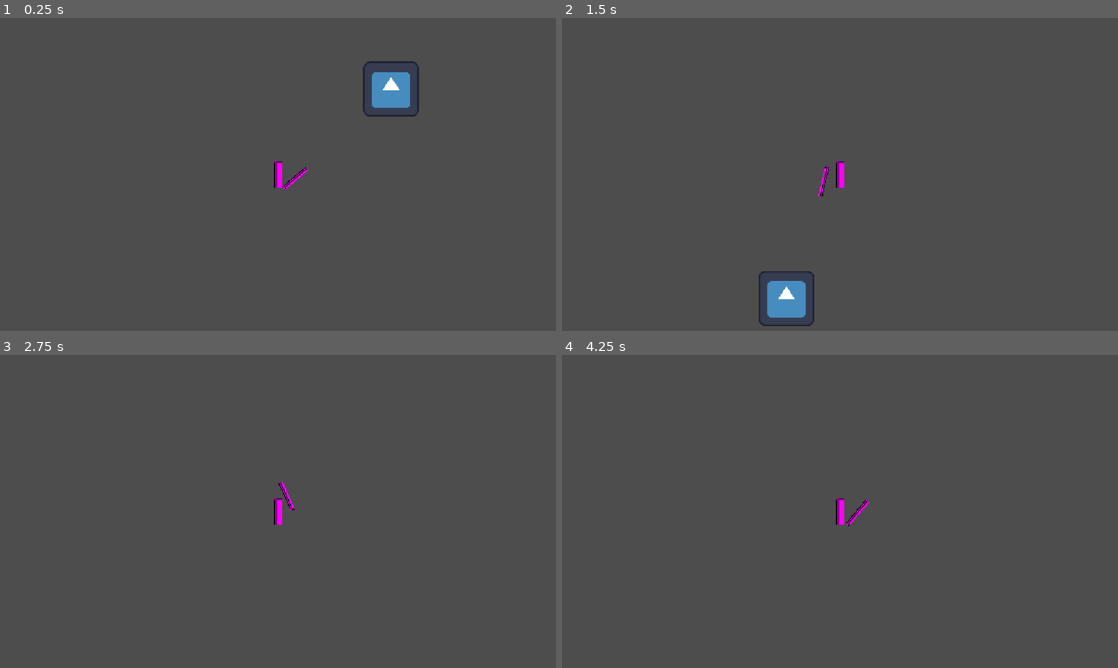
Above: before the commit, frames 1-4 (two rows, left to right).
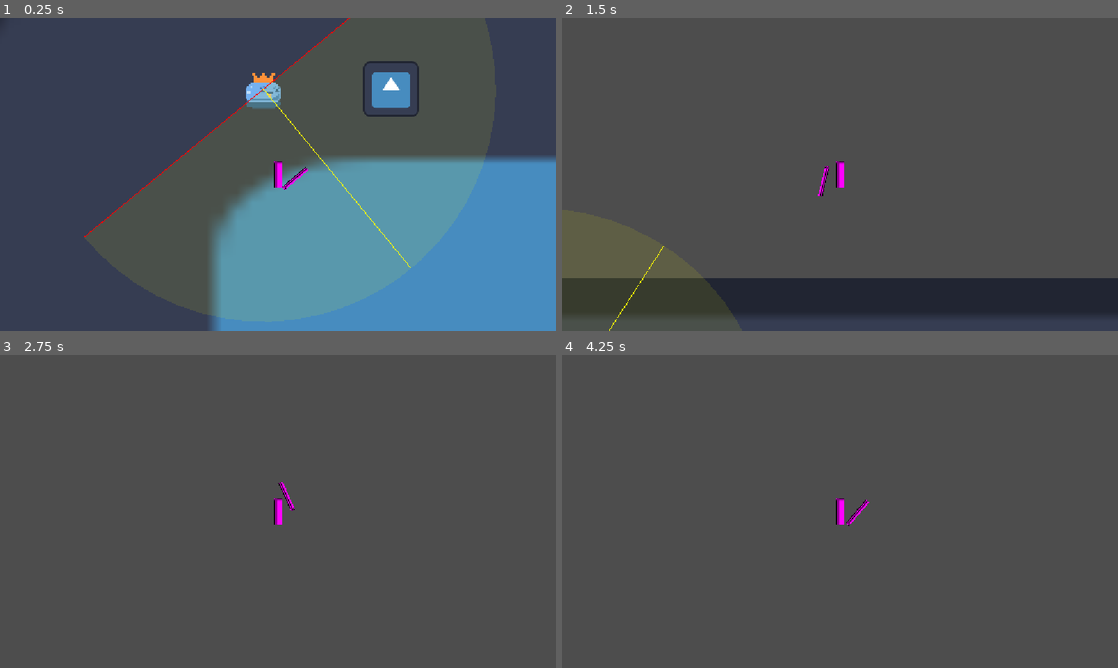
Above: after the commit, the same moments.

Repository: nakowalnut/cusga
Game: Godot game, scene res://Scenes/FunctionTest/text.tscn
Same seed, same stepped clock (60 frames per second), same inputs: the game is played once before the commit and once after it. The engine's default icon, where the game draws it, is replaced by a stand-in: a white triangle on a blue panel in a dark square.
Inputs (mouse positions are in pixels of both pictures, inside the frame that each line leads up to):
- Up to frame 1 (0.25 s): no input
- Up to frame 2 (1.5 s): move the mouse to (962, 158) at 0.52 s; hold W (up) 0.53-1.28 s; hold D (move_right) from 0.53 s (still down); click (962, 158) at 0.6 s; move the mouse to (728, 190) at 1.27 s; tap W (up) at 1.35 s
- Up to frame 3 (2.75 s): tap W (up) at 1.52, 1.82 s; click (166, 527) at 1.55 s; move the mouse to (333, 442) at 2.02 s; release D (move_right) at 2.03 s; hold A (move_left) from 2.03 s (still down); hold W (up) from 2.03 s (still down); click (333, 442) at 2.1 s
- Up to frame 4 (4.25 s): tap Enter at 2.75 s; move the mouse to (812, 574) at 2.77 s; release A (move_left) at 2.78 s; release W (up) at 2.78 s; hold D (move_right) from 2.78 s (still down); tap Shift (run) at 2.85 s; tap W (up) at 3.02, 3.32 s; click (812, 574) at 3.05 s; move the mouse to (1006, 558) at 3.52 s; hold W (up) from 3.53 s (still down); click (1006, 558) at 3.6 s

The runs differ from the first frame. In frame 1, 33% of the frame differs, in the area x 0-100%, y 0-100%; in frame 2, 13%; in frame 3, less than 0.1%; in frame 4, less than 0.1%.

Commit message:
视野优化

Diff:
--- a/Scenes/Enemies/Slime.tscn
+++ b/Scenes/Enemies/Slime.tscn
@@ -4,25 +4,33 @@
 [ext_resource type="Shader" uid="uid://h3n6mugc4rgw" path="res://shaders/受击.gdshader" id="1_fg0bf"]
 [ext_resource type="Script" uid="uid://u4qbyupuxcf3" path="res://classes/Character/enemy.gd" id="1_ua82p"]
 [ext_resource type="Texture2D" uid="uid://bdjpi3sfwblst" path="res://assets/images/characters/slime/icon-export.png" id="2_e47rn"]
+[ext_resource type="Script" uid="uid://dua2sujx6ct0d" path="res://classes/FieldOfView2D/FieldOfView2D.gd" id="5_otd3f"]
+[ext_resource type="Script" uid="uid://dyp5hiohmgn1i" path="res://classes/CharacterState/state_machine.gd" id="6_vp0jb"]
+[ext_resource type="Script" uid="uid://dtjunbbhi11cp" path="res://classes/CharacterState/c_states/idle.gd" id="7_wwgcc"]
+[ext_resource type="Script" uid="uid://d3wjjimrma8i6" path="res://classes/CharacterState/c_states/attack.gd" id="8_pw37b"]
+[ext_resource type="Script" uid="uid://bcrvjymso8owa" path="res://classes/CharacterState/c_states/walk.gd" id="9_duprh"]
 
 [sub_resource type="ShaderMaterial" id="ShaderMaterial_6ybt5"]
 shader = ExtResource("1_fg0bf")
 shader_parameter/a = 0.0
 shader_parameter/c = Color(1, 0.75756776, 0.62100786, 1)
 
-[sub_resource type="RectangleShape2D" id="RectangleShape2D_7hvxg"]
-size = Vector2(87, 72)
+[sub_resource type="CapsuleShape2D" id="CapsuleShape2D_vp0jb"]
+radius = 15.37
+height = 44.0
 
-[node name="Slime" type="CharacterBody2D" unique_id=184754201]
+[node name="Slime" type="CharacterBody2D" unique_id=184754201 node_paths=PackedStringArray("c_state_machine")]
 collision_layer = 4
-collision_mask = 0
+collision_mask = 4
 script = ExtResource("1_ua82p")
 max_health = 25.0
+speed = 30.0
+c_state_machine = NodePath("StateMachine")
 metadata/_custom_type_script = "uid://u4qbyupuxcf3"
 
 [node name="Icon" type="Sprite2D" parent="." unique_id=667542661]
 material = SubResource("ShaderMaterial_6ybt5")
-position = Vector2(1, -33.000004)
+scale = Vector2(0.52, 0.52)
 texture = ExtResource("1_7hvxg")
 
 [node name="Sprite2D" type="Sprite2D" parent="Icon" unique_id=820290814]
@@ -32,17 +40,32 @@
 [node name="AnimationPlayer" type="AnimationPlayer" parent="Icon" unique_id=401103608]
 
 [node name="CollisionShape2D" type="CollisionShape2D" parent="." unique_id=279340720]
-visible = false
-position = Vector2(0.5, -38.000004)
-shape = SubResource("RectangleShape2D_7hvxg")
+rotation = 1.5707964
+shape = SubResource("CapsuleShape2D_vp0jb")
 
 [node name="AnimationPlayer" type="AnimationPlayer" parent="." unique_id=755076256]
 
-[node name="Area2D" type="Area2D" parent="." unique_id=232637188]
-collision_layer = 0
-collision_mask = 2
+[node name="FieldOfView2D" type="Area2D" parent="." unique_id=1236281263]
+script = ExtResource("5_otd3f")
+angle = 180.0
+auto_rotate = true
+rotation_speed = 100.96
+debug_draw = true
+metadata/_custom_type_script = "uid://dua2sujx6ct0d"
 
-[node name="CollisionShape2D" type="CollisionShape2D" parent="Area2D" unique_id=475176016]
-visible = false
-position = Vector2(0.5, -38.000004)
-shape = SubResource("RectangleShape2D_7hvxg")
+[node name="StateMachine" type="Node" parent="." unique_id=2109086002 node_paths=PackedStringArray("character")]
+script = ExtResource("6_vp0jb")
+character = NodePath("..")
+metadata/_custom_type_script = "uid://dyp5hiohmgn1i"
+
+[node name="IdleState" type="Node" parent="StateMachine" unique_id=1549762411]
+script = ExtResource("7_wwgcc")
+metadata/_custom_type_script = "uid://dtjunbbhi11cp"
+
+[node name="AttackState" type="Node" parent="StateMachine" unique_id=778704503]
+script = ExtResource("8_pw37b")
+metadata/_custom_type_script = "uid://d3wjjimrma8i6"
+
+[node name="WalkState" type="Node" parent="StateMachine" unique_id=226734607]
+script = ExtResource("9_duprh")
+metadata/_custom_type_script = "uid://bcrvjymso8owa"
--- a/Scenes/FunctionTest/text.tscn
+++ b/Scenes/FunctionTest/text.tscn
@@ -2,6 +2,8 @@
 
 [ext_resource type="PackedScene" uid="uid://bwbih2ig3yeia" path="res://Scenes/Player/player.tscn" id="1_1nbhh"]
 [ext_resource type="PackedScene" uid="uid://soq6wbhlf35h" path="res://Scenes/Enemies/EnemyTest.tscn" id="2_5tcnh"]
+[ext_resource type="PackedScene" uid="uid://d2p4jo23pjljy" path="res://Scenes/Enemies/Slime.tscn" id="3_igls4"]
+[ext_resource type="Texture2D" uid="uid://ci0hxdk3t7nh0" path="res://icon.svg" id="4_vnch7"]
 
 [node name="Text" type="Node2D" unique_id=1770177154]
 
@@ -19,3 +21,12 @@
 position = Vector2(146, -110)
 scale = Vector2(0.56, 0.56)
 collision_mask = 2
+
+[node name="Slime" parent="." unique_id=184754201 instance=ExtResource("3_igls4")]
+position = Vector2(-20, -117)
+
+[node name="Icon" type="Sprite2D" parent="." unique_id=1590017884]
+z_index = -2
+position = Vector2(777.9999, 474.50006)
+scale = Vector2(19.546873, 12.351563)
+texture = ExtResource("4_vnch7")
--- a/Scenes/Player/player.tscn
+++ b/Scenes/Player/player.tscn
@@ -86,7 +86,7 @@
 
 [node name="Player" type="CharacterBody2D" unique_id=357816524 node_paths=PackedStringArray("c_state_machine")]
 collision_layer = 2
-collision_mask = 4
+collision_mask = 2
 script = ExtResource("1_cyojo")
 c_state_machine = NodePath("StateMachine")
 metadata/_custom_type_script = "uid://l4denkeet557"
--- a/classes/Character/CharacterBase.gd
+++ b/classes/Character/CharacterBase.gd
@@ -5,8 +5,11 @@
 @export_group("基础属性")
 @export var max_health: float = 100.0
 @export var speed: float = 300
-
+@export var debug_mode: bool = false
 @onready var current_health: float = max_health
+@onready var attack_cooldown: Timer = Timer.new()
+@onready var act_cooldown: Timer = Timer.new()
+@export var sight_range: Array[int] = [50, 500]## 感知范围，【临近值，最远值】
 var toward: int = 1# 面向方向 (Walk/Hurt 等状态依赖)
 
 var hp: float:
--- a/classes/Character/player.gd
+++ b/classes/Character/player.gd
@@ -1,7 +1,7 @@
 extends CharacterBase
 class_name Player
 
-@export var debug_mode: bool = false
+
 
 @onready var anim = $AnimatedSprite2D
 @onready var animation_player = $AnimationPlayer
@@ -36,6 +36,7 @@
 @onready var attack_collider = $AttackHitBox/AttackCollider
 
 func _ready() -> void:
+	GameManager.player = self
 	_init_weapons()
 	# 初始更新一次视觉
 	_update_weapon_visual()
--- a/classes/CharacterState/c_states/idle.gd
+++ b/classes/CharacterState/c_states/idle.gd
@@ -19,20 +19,29 @@
 				state_machine.change_state("Walk")
 
 	else:
+		if character.position.distance_to(GameManager.player.position) >= character.sight_range[1]:
+			pass
+		elif character.position.distance_to(GameManager.player.position) <= character.sight_range[0]:
+			pass
+		else:
+			state_machine.change_state("Walk")
+			#character.velocity = character.position.direction_to(GameManager.player.position)
+
 			if character.attack_cooldown.is_stopped():
-				if character.target_can_attack:
-					character.attack_cooldown.start()
-					state_machine.change_state("Attack",{"anim" : 0})
+				pass
+				#if character.target_can_attack:
+					#character.attack_cooldown.start()
+					#state_machine.change_state("Attack",{"anim" : 0})
 
-			if character.act_cooldown.is_stopped():
-				var f = (GameManager.player.position.x - character.position.x) > 0
-				character.character_filp(f)
+			#if character.act_cooldown.is_stopped():
+				#var f = (GameManager.player.position.x - character.position.x) > 0
+				#character.character_filp(f)
 
-			if character.need_move_attack:
-				character.act_cooldown.start()
-				if state_machine.get_current_state_name()  == "Idle":
-					state_machine.change_state("Walk")
-					character.need_move_attack = false
+			#if character.need_move_attack:
+				#character.act_cooldown.start()
+				#if state_machine.get_current_state_name()  == "Idle":
+					#state_machine.change_state("Walk")
+					#character.need_move_attack = false
 
 func get_state_name() -> String:
 	return "Idle"
--- a/classes/CharacterState/c_states/walk.gd
+++ b/classes/CharacterState/c_states/walk.gd
@@ -9,6 +9,8 @@
 	pass
 
 func physics_process(_delta: float) -> void:
+	character.get_velocity()
+	print(character.get_velocity())
 	if character is Player:
 		if Input.get_axis("move_left", "move_right") != 0:
 			character.toward = int(Input.get_axis("move_left", "move_right"))
@@ -30,20 +32,20 @@
 				state_machine.change_state("Idle")
 
 	else:
-		if character.target_character.position.y - 100 < character. position.y:
-			character.velocity.y = -character.speed
+		if character.position.distance_to(GameManager.player.position) >= character.sight_range[1]:
+			state_machine.change_state("Idle")
+		elif character.position.distance_to(GameManager.player.position) <= character.sight_range[0]:
+			character.velocity = Vector2.ZERO
 		else:
-			character.velocity.y = -character.speed * 0.25
-			if abs(character.target_character.position.x - character. position.x) < 100:
-				state_machine.change_state("Idle")
-		character.velocity.x = - character.toward * character.speed
-		if character.attack_cooldown.is_stopped():
-			if character.target_can_attack:
-				character.attack_cooldown.start()
-				state_machine.change_state("Idle")
-		if character.act_cooldown.is_stopped():
-				var f = (GameManager.player.position.x - character.position.x) > 0
-				character.character_filp(f)
+			character.velocity = character.position.direction_to(GameManager.player.position) * character.speed
 
+		#if character.attack_cooldown.is_stopped():
+			#if character.target_can_attack:ad
+				#character.attack_cooldown.start()
+				#state_machine.change_state("Idle")
+		#if character.act_cooldown.is_stopped():
+				#var f = (GameManager.player.position.x - character.position.x) > 0
+				#character.character_filp(f)
+	character.move_and_slide()
 func get_state_name() -> String:
 	return "Walk"
--- /dev/null
+++ b/classes/FieldOfView2D/FieldOfView2D.gd
@@ -0,0 +1,201 @@
+extends Area2D
+class_name FieldOfView2D
+
+## 视野半径（像素）
+@export var radius: float = 300.0:
+	set(value):
+		radius = value
+		if _collision_shape and _collision_shape.shape:
+			_collision_shape.shape.radius = radius
+		if debug_draw:
+			queue_redraw()
+
+## 视野角度（度数），扇形张开的角度
+@export var angle: float = 90.0:
+	set(value):
+		angle = value
+		if debug_draw:
+			queue_redraw()
+
+## 是否自动旋转
+@export var auto_rotate: bool = false
+
+## 旋转速度（度/秒）
+@export var rotation_speed: float = 45.0
+
+## 需要检测的目标所在的组（可选，留空则检测所有进入的物理体）
+@export var target_groups: Array[String] = []
+
+## 用于射线检测的碰撞层（障碍物层），决定哪些物体会阻挡视线
+@export_flags_2d_physics var obstacle_layers: int = 1
+
+## 检测更新间隔（秒）。0 表示每帧更新；大于 0 则降低检测频率以提升性能
+@export var update_interval: float = 0.0:
+	set(value):
+		update_interval = value
+		_time_since_last_update = 0.0
+
+## 是否在射线检测中排除自身和父节点（避免被自己的碰撞体遮挡）
+@export var exclude_self_and_parent: bool = true
+
+## 是否启用调试绘制（显示扇形边线和中线），仅在运行时可见（编辑器中总是绘制）
+@export var debug_draw: bool = false:
+	set(value):
+		debug_draw = value
+		queue_redraw()
+
+## 信号：当某个物理体首次进入视野时发出
+signal body_entered_vision(body: Node2D)
+
+## 信号：当某个物理体离开视野时发出
+signal body_exited_vision(body: Node2D)
+
+# 内部变量
+var _visible_bodies: Array[Node2D] = []          # 当前可见的物理体缓存
+var _collision_shape: CollisionShape2D           # 圆形碰撞形状
+var _time_since_last_update: float = 0.0         # 距离上次更新的时间
+
+
+func _ready() -> void:
+	# 创建圆形碰撞区域，用于粗略过滤潜在目标
+	var circle_shape = CircleShape2D.new()
+	circle_shape.radius = radius
+	_collision_shape = CollisionShape2D.new()
+	_collision_shape.shape = circle_shape
+	add_child(_collision_shape)
+
+	# 初始绘制
+	if debug_draw or Engine.is_editor_hint():
+		queue_redraw()
+
+
+func _process(delta: float) -> void:
+	# 自动旋转
+	if auto_rotate:
+		rotation += deg_to_rad(rotation_speed) * delta
+
+	# 调试绘制：如果启用 debug_draw，每帧重绘，以便实时反映参数变化
+	if debug_draw:
+		queue_redraw()
+
+
+func _physics_process(delta: float) -> void:
+	# 根据更新间隔决定是否进行检测
+	if update_interval <= 0.0:
+		# 每帧更新
+		update_vision()
+	else:
+		_time_since_last_update += delta
+		if _time_since_last_update >= update_interval:
+			_time_since_last_update = 0.0
+			update_vision()
+
+
+## 强制立即更新可见列表（忽略更新间隔）
+func force_update() -> void:
+	update_vision()
+
+
+## 返回当前缓存的可见物理体列表（若 update_interval > 0，可能不是实时最新）
+func get_visible_bodies() -> Array[Node2D]:
+	return _visible_bodies.duplicate()
+
+
+## 执行视野检测：基于区域重叠、角度过滤和射线遮挡检查，更新 _visible_bodies 并发出信号
+func update_vision() -> void:
+
+	var space_state = get_world_2d().direct_space_state
+	var all_overlapping = get_overlapping_bodies()
+	var current_visible: Array[Node2D] = []
+
+	# 当前面向方向（前方向量）
+	var forward = Vector2.RIGHT.rotated(rotation)
+	var half_angle_rad = deg_to_rad(angle) * 0.5
+
+	# 构建要排除的物理对象 RID 列表（用于射线检测忽略自身和父节点）
+	var exclude_rids: Array[RID] = []
+	if exclude_self_and_parent:
+
+		# 排除自身（Area2D 是 CollisionObject2D 的子类）
+		if self is CollisionObject2D:
+			exclude_rids.append(self.get_rid())
+		# 排除父节点（假设它也是 CollisionObject2D）
+		var parent = get_parent()
+		if parent is CollisionObject2D:
+			exclude_rids.append(parent.get_rid())
+
+	for body in all_overlapping:
+
+		# 目标组过滤
+		if target_groups.size() > 0:
+			var in_group = false
+			for group in target_groups:
+				if body.is_in_group(group):
+					in_group = true
+					break
+			if not in_group:
+				continue
+
+		# 距离过滤（实际半径已由重叠区域保证，但可再次确认）
+		var to_body = body.global_position - global_position
+		var dist = to_body.length()
+		if dist > radius:
+			continue
+
+		# 角度过滤
+		var angle_diff = abs(forward.angle_to(to_body))
+		if angle_diff > half_angle_rad:
+			continue
+
+		# 射线遮挡检测
+		var query = PhysicsRayQueryParameters2D.create(
+			global_position,
+			body.global_position,
+			obstacle_layers,
+			exclude_rids
+		)
+		var result = space_state.intersect_ray(query)
+
+		# 如果没有碰撞，或碰撞到的就是目标 body，则视为可见
+		if result.is_empty() or result.collider == body:
+			current_visible.append(body)
+
+	# 与上一帧比较，发射进入/退出信号
+	for body in current_visible:
+		if body not in _visible_bodies and body != get_parent():
+			body_entered_vision.emit(body)
+			print(body,"进入了",self,"视野")
+
+
+	for body in _visible_bodies:
+		if body not in current_visible and body != get_parent():
+			body_exited_vision.emit(body)
+			print(body,"离开了",self,"视野")
+	_visible_bodies = current_visible
+
+
+func _draw() -> void:
+	# 只在编辑器或启用 debug_draw 时绘制
+	if not Engine.is_editor_hint() and not debug_draw:
+		return
+
+	# 绘制扇形填充（半透明）
+	var fill_color = Color.YELLOW
+	fill_color.a = 0.1
+	var points = 32
+	var arc_pts = PackedVector2Array()
+	var step = deg_to_rad(angle) / (points - 1)
+	var start_angle = rotation - deg_to_rad(angle) * 0.5
+	for i in range(points):
+		var a = start_angle + step * i
+		arc_pts.append(Vector2.RIGHT.rotated(a) * radius)
+	draw_polygon(arc_pts, [fill_color])
+
+	# 绘制两条边界线（红色）
+	var left_dir = Vector2.RIGHT.rotated(start_angle)
+	var right_dir = Vector2.RIGHT.rotated(start_angle + deg_to_rad(angle))
+	draw_line(Vector2.ZERO, left_dir * radius, Color.RED, 1.0)
+	draw_line(Vector2.ZERO, right_dir * radius, Color.RED, 1.0)
+
+	# 绘制中心线（黄色）
+	draw_line(Vector2.ZERO, Vector2.RIGHT.rotated(rotation) * radius, Color.YELLOW, 1.0)
--- a/classes/Global/game_manager.gd
+++ b/classes/Global/game_manager.gd
@@ -1,6 +1,6 @@
 ## 游戏的总逻辑，放在自动加载始终执行
 extends Node
-
+var player: Player
 
 func _ready() -> void:
 	pass
@@ -8,3 +8,9 @@
 
 func _process(delta: float) -> void:
 	pass
+
+func get_direction(from_position: Vector2, to_position: Vector2) -> Vector2:
+	return from_position.direction_to(to_position)
+
+func get_distance(from_position: Vector2, to_position: Vector2) -> float:
+	return from_position.distance_to(to_position)
Not shown, added: classes/FieldOfView2D/FieldOfView2D.gd.uid
